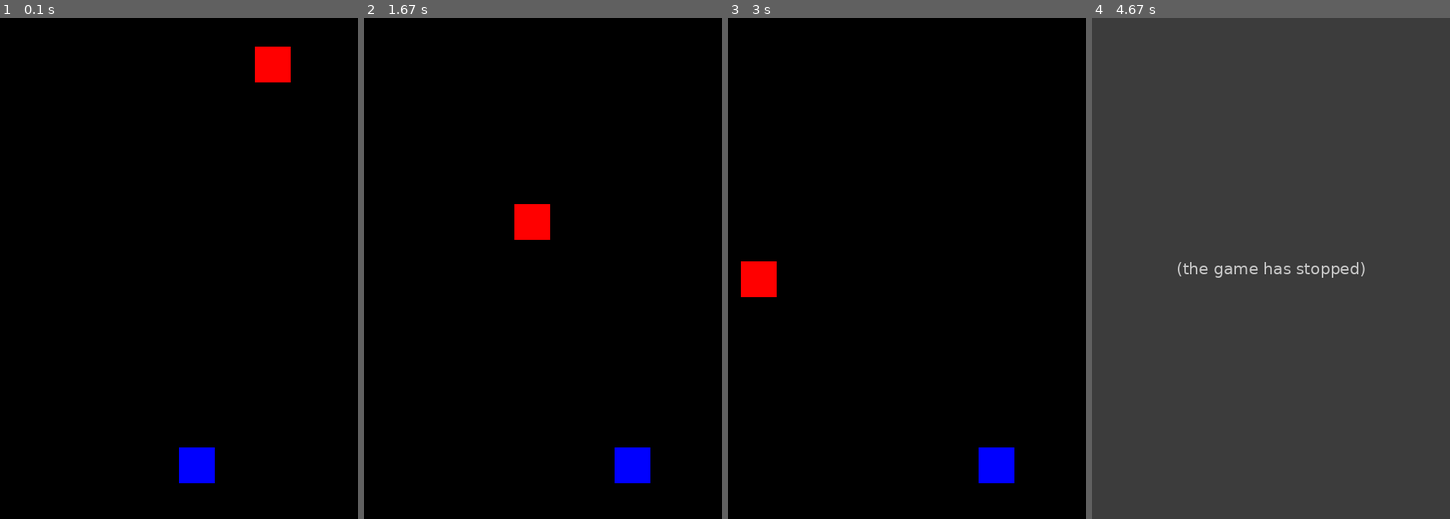
Above: before the commit, frames 1-4 (left to right).
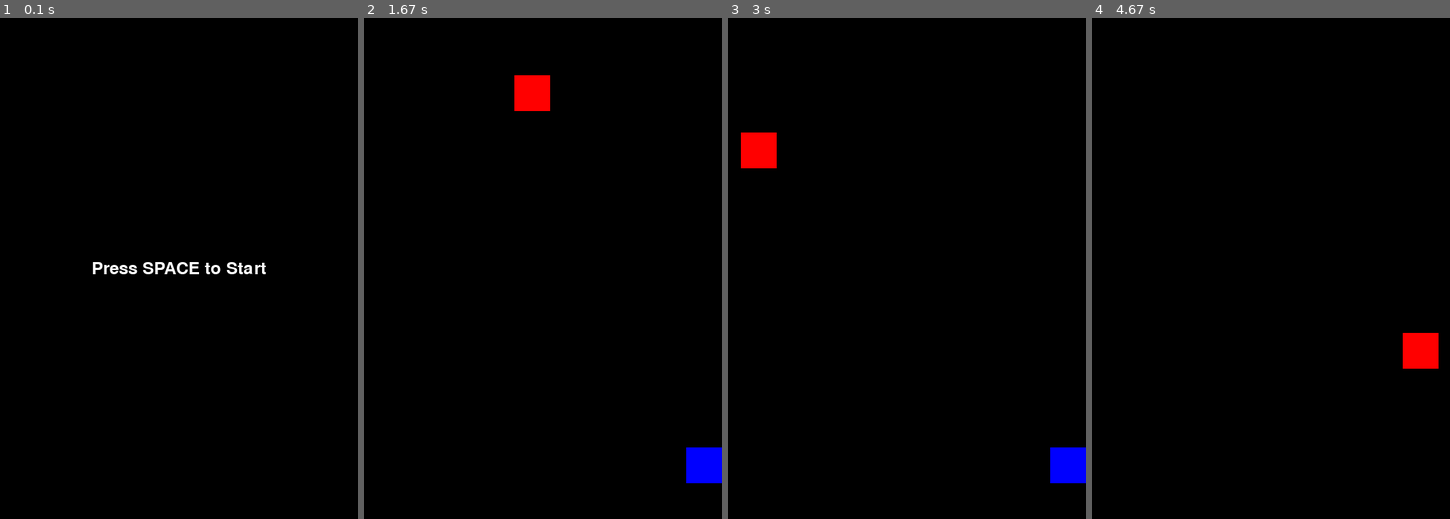
Above: after the commit, the same moments.

Repository: CesarBaquiro/PyGame
Game: pygame game, started from game.py
The game is run twice, just before and just after one commit, with the same random seed, the same clock (stepped at 60 frames per second) and the same inputs.
Inputs:
- Up to frame 1 (0.1 s): no input
- Up to frame 2 (1.67 s): tap Space at 0.33, 0.73, 1.03, 1.23, 1.53 s; hold Right 0.67-1.13 s; hold Right 1.17-1.63 s
- Up to frame 3 (3 s): hold Left 1.67-2.2 s; tap Space at 1.73, 2.03, 2.73 s; hold Right from 2.67 s (still down)
- Up to frame 4 (4.67 s): tap Space at 3.03, 3.4, 3.7, 3.9, 4.2, 4.4 s; release Right at 3.3 s; hold Left 3.33-3.8 s; hold Right 3.83-4.3 s; hold Right from 4.33 s (still down)

The runs differ from the first frame. In frame 1, 2.0% of the frame differs, in the area x 25-82%, y 5-93%; in frame 2, 2.9%; in frame 3, 2.9%; in frame 4, 100%, in the area x 0-100%, y 0-100%.
Before the commit the program exited at 4.53 s; later frames show no game.

Commit message:
Start screen added

Diff:
--- a/game.py
+++ b/game.py
@@ -1,6 +1,9 @@
 import sys
 import pygame
 import random
+
+# Inicializar Pygame
+pygame.init()
 
 # --------------- General content-----------------------
 HEIGHT = 700
@@ -8,6 +11,13 @@
 color_red = (255, 0, 0)
 color_blue = (0, 0, 255)
 color_dark = (0, 0, 0)
+color_white = (255, 255, 255)
+
+
+# Constantes para la pantalla de inicio--------
+START_SCREEN = 0
+GAME_SCREEN = 1
+current_screen = START_SCREEN
 
 # ---------------- Player content-------------------------
 
@@ -35,8 +45,22 @@
 # We define a clock
 clock = pygame.time.Clock()
 
-# ----------------Collision system------------------
+#----------------Funtions--------------------------
+def show_start_screen():
+    global current_screen
+    screen.fill(color_dark)
+    font = pygame.font.Font(None, 36)
+    text = font.render("Press SPACE to Start", True, color_white)
+    text_rect = text.get_rect()
+    text_rect.center = (WIDTH // 2, HEIGHT // 2)
+    screen.blit(text, text_rect)
+    pygame.display.update()
 
+
+
+
+
+# Collision system------------------
 
 def detect_collision(player_pos, enemy_pos):
     # Player axis X
@@ -56,13 +80,20 @@
 
 # ---------------Game cycle---------------------
 
+show_start_screen()
 
 while not game_over:
     for event in pygame.event.get():
-
-        # If the user presses exit, close the window
         if event.type == pygame.QUIT:
             sys.exit()
+
+    if current_screen == START_SCREEN:
+        show_start_screen()
+        for event in pygame.event.get():
+            if event.type == pygame.KEYDOWN and event.key == pygame.K_SPACE:
+                current_screen = GAME_SCREEN
+
+    if current_screen == GAME_SCREEN:
 
         # If the user presses a key, check which key was pressed
         if event.type == pygame.KEYDOWN:
@@ -78,26 +109,29 @@
             player_pos[0] = x
 
     # We restart the screen to create a motion effect
-    screen.fill(color_dark)
+        screen.fill(color_dark)
 
-    if enemy_pos[1] >= 0 and enemy_pos[1] < HEIGHT:
-        enemy_pos[1] += 20
-    else:
-        enemy_pos[0] = random.randint(0, WIDTH - enemy_size)
-        enemy_pos[1] = 0
+        if enemy_pos[1] >= 0 and enemy_pos[1] < HEIGHT:
+            enemy_pos[1] += 20
+        else:
+            enemy_pos[0] = random.randint(0, WIDTH - enemy_size)
+            enemy_pos[1] = 0
 
-    # Collisions
-    if detect_collision(player_pos, enemy_pos):
-        game_over = True
+        # Collisions
+        if detect_collision(player_pos, enemy_pos):
+            game_over = True
 
-    # We draw our player
-    pygame.draw.rect(screen, color_blue,
-                     (player_pos[0], player_pos[1], player_size, player_size))
+        # We draw our player
+        pygame.draw.rect(screen, color_blue,
+                        (player_pos[0], player_pos[1], player_size, player_size))
 
-    # We draw our enemy
-    pygame.draw.rect(screen, color_red,
-                     (enemy_pos[0], enemy_pos[1], enemy_size, enemy_size))
+        # We draw our enemy
+        pygame.draw.rect(screen, color_red,
+                        (enemy_pos[0], enemy_pos[1], enemy_size, enemy_size))
 
-    # We limit the Fhz
-    clock.tick(30)
-    pygame.display.update()
+        # We limit the Fhz
+        clock.tick(30)
+        pygame.display.update()
+
+# Finalizar Pygame
+pygame.quit()
